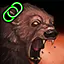
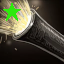
The second 64px x 64px image is a revision of the first. Changes to its layers:
hid "Circle Sign #1" over [left=1, top=0, right=24, bottom=24]
added layer "Star" above "Double-Add" over [left=3, top=3, right=21, bottom=21]
added layer "cannon-barrel-firing-white-yellow.webp" above "orbs-firefly-hand-yellow.webp" over [left=0, top=0, right=64, bottom=64]
